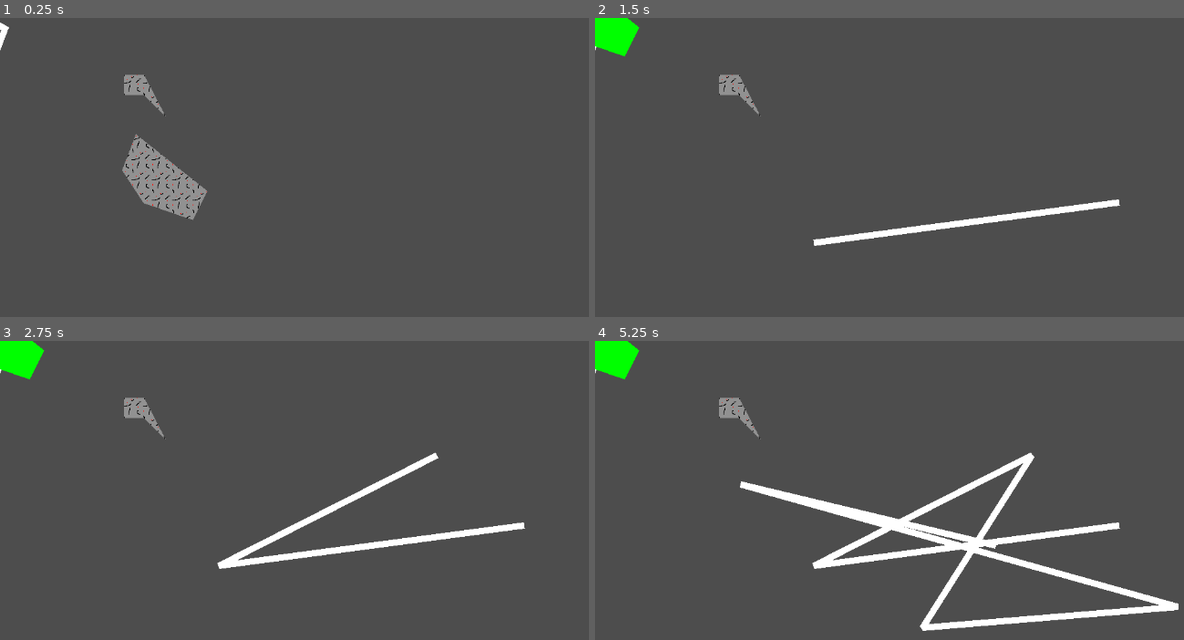
Above: before the commit, frames 1-4 (two rows, left to right).
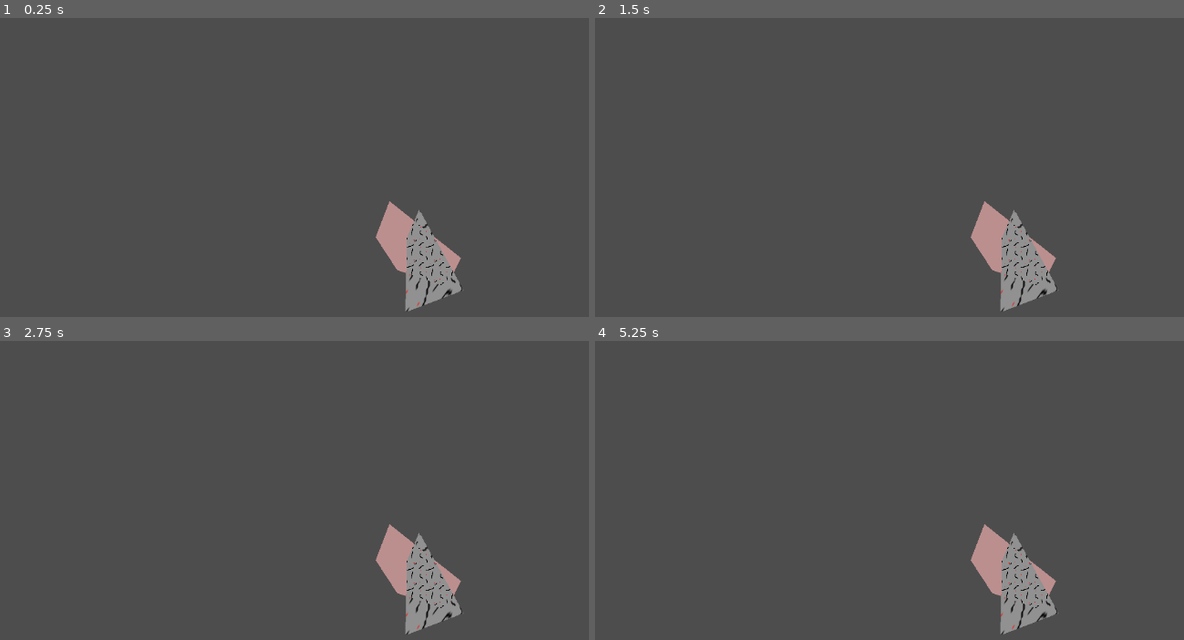
Above: after the commit, the same moments.

Repository: CWmain/SpaceJunkGame
Game: Godot game, scene res://Objects/Test_Scene.tscn
The game is run twice, just before and just after one commit, with the same random seed, the same clock (stepped at 60 frames per second) and the same inputs.
Inputs (mouse positions are in pixels of both pictures, inside the frame that each line leads up to):
- Up to frame 1 (0.25 s): no input
- Up to frame 2 (1.5 s): tap Enter at 0.5 s; move the mouse to (1119, 203) at 0.52 s; click (1119, 203) at 0.6 s; tap Space at 1.25 s; move the mouse to (812, 242) at 1.27 s; click (812, 242) at 1.35 s
- Up to frame 3 (2.75 s): tap Enter at 2 s; move the mouse to (435, 454) at 2.02 s; click (435, 454) at 2.1 s
- Up to frame 4 (5.25 s): tap Space at 2.75, 4.25 s; move the mouse to (924, 628) at 2.77 s; click (924, 628) at 2.85 s; tap Enter at 3.5 s; move the mouse to (1178, 607) at 3.52 s; click (1178, 607) at 3.6 s; move the mouse to (742, 484) at 4.27 s; click (742, 484) at 4.35 s; move the mouse to (995, 544) at 5.02 s; click (995, 544) at 5.1 s

The runs differ from the first frame. In frame 1, 5.3% of the frame differs, in the area x 0-79%, y 1-99%; in frame 2, 4.9%; in frame 3, 5.9%; in frame 4, 9.2%, in the area x 0-100%, y 0-99%.

Commit message:
Now have a basic understanding of poly clip, next time will attempt to do clipping with physics objects

Diff:
--- a/Objects/Test_Scene.gd
+++ b/Objects/Test_Scene.gd
@@ -2,14 +2,20 @@
 
 var cut_line: Line2D
 
-@onready var to_test = $ToTest
+@onready var to_cut : Polygon2D = $ToCut
+@onready var cutter : Polygon2D = $Cutter
+
 
 func _ready():
-	cut_line = Line2D.new()
-	self.add_child(cut_line)
+	var intersection = Geometry2D.clip_polygons(to_cut.polygon, cutter.polygon)
 
-func _process(_delta):
-	place_point()
+	for overlapping in intersection:
+		var intersection_polygon = Polygon2D.new()
+		print(overlapping)
+		intersection_polygon.transform = cutter.transform
+		intersection_polygon.color = Color.ROSY_BROWN
+		intersection_polygon.set_polygon(overlapping)
+		self.add_child(intersection_polygon)
 
 func place_point():
 	var mouse_pos = get_viewport().get_mouse_position()
@@ -45,7 +51,7 @@
 		print("shape complete!")
 		print(cut_line.points)
 		var intersection_calc = Geometry2D.clip_polygons.call(
-				to_test.polygon, cut_line.points
+				to_cut.polygon, cut_line.points
 		)
 		prints("intersection calc", intersection_calc)
 		for overlapping_polygon in intersection_calc:
@@ -55,4 +61,4 @@
 			intersection_polygon.color = Color.GREEN
 			intersection_polygon.set_polygon(overlapping_polygon)
 			print(intersection_polygon.polygon)
-		self.remove_child(to_test)
+		self.remove_child(to_cut)
--- a/Objects/Test_Scene.tscn
+++ b/Objects/Test_Scene.tscn
@@ -6,20 +6,24 @@
 [node name="Test_Scene" type="Node2D"]
 script = ExtResource("1_gvyoo")
 
-[node name="Line2D" type="Line2D" parent="."]
-points = PackedVector2Array(-14, 75, -53, 183, -88, 96, -58, 68, -47, -14, 8, 17)
-closed = true
+[node name="RigidBody2D" type="RigidBody2D" parent="."]
+position = Vector2(83, 41)
 
-[node name="AsteroidTexture" type="Polygon2D" parent="."]
+[node name="CollisionPolygon2D" type="CollisionPolygon2D" parent="RigidBody2D"]
+polygon = PackedVector2Array(63, -60, 172, 26, 29, -34)
+
+[node name="Cutter" type="Polygon2D" parent="."]
 texture_repeat = 2
-position = Vector2(212, 106)
+position = Vector2(83, 41)
 texture = ExtResource("2_dhefl")
-polygon = PackedVector2Array(16, 16, -16, 16, -16, -16, 16, -16, 50, 50)
+polygon = PackedVector2Array(-18, 101, -16, 16, -16, -16, 4, -62, 74, 66)
 uv = PackedVector2Array(16, 16, -16, 16, -16, -16, 16, -16, 50, 50)
 polygons = [PackedInt32Array(0, 1, 2, 3, 4)]
 
-[node name="ToTest" type="Polygon2D" parent="."]
+[node name="ToCut" type="Polygon2D" parent="."]
 texture_repeat = 2
-position = Vector2(258, 259)
+position = Vector2(83, 41)
 texture = ExtResource("2_dhefl")
 polygon = PackedVector2Array(70, 15, 47, 61, -31, 34, -65, -18, -43, -75)
+
+[node name="Camera2D" type="Camera2D" parent="."]
